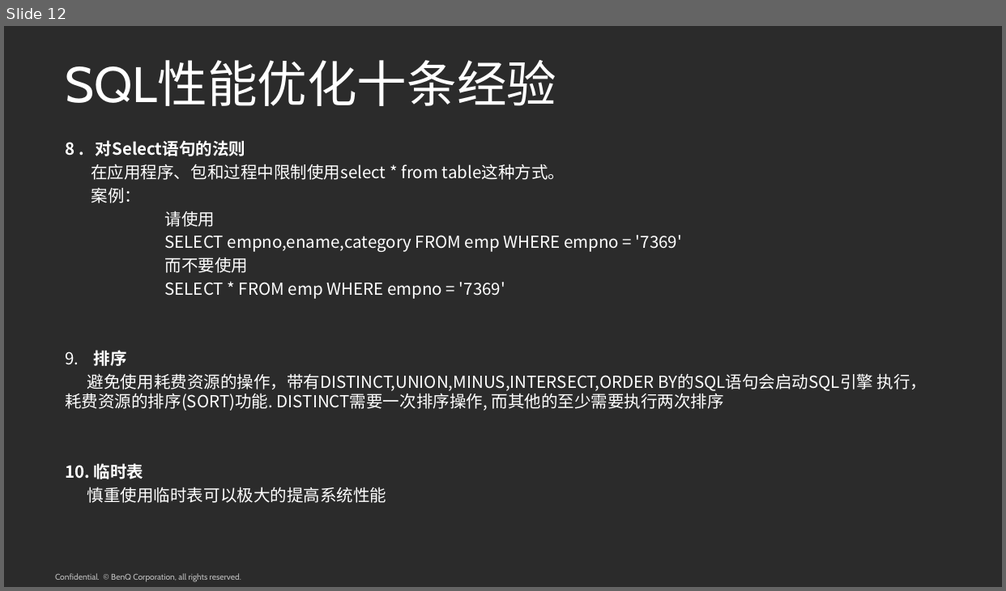
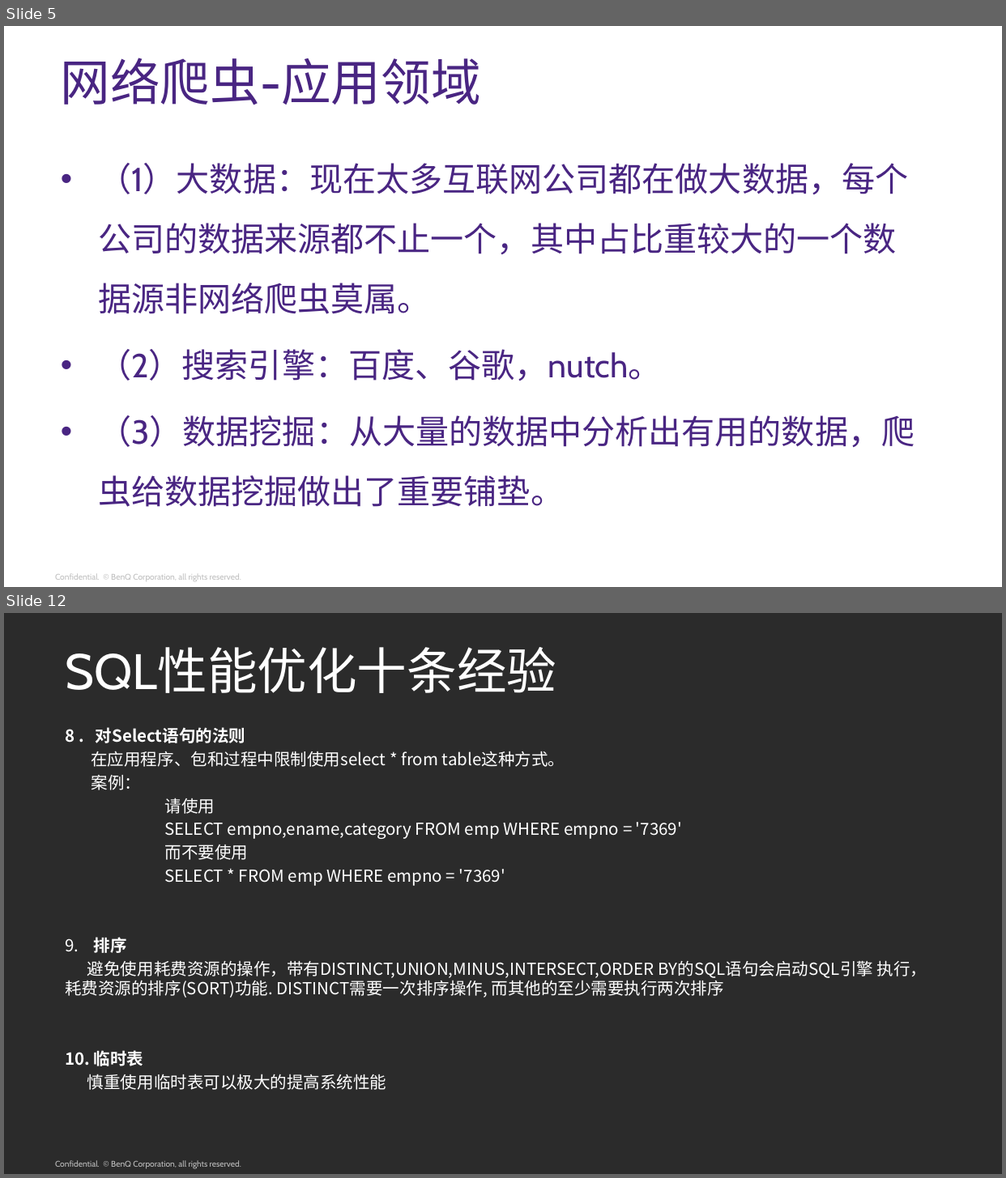
Before and after one commit to youngyeah/doubanCrawler, a slide deck: TehShare/网络爬虫.pptx. Shown one above the other, each under a label of ours: slide 12 before the commit, slides 5 and 12 after it; the slides between them are not shown. The pictures are 1006x591 and 1006x1178 pixels, drawn with LibreOffice and Linux fonts; fonts in the diff are those of the drawing; background and template pictures are left out; a plain dark background stands for a picture behind light text. Boxes give left, top, right and bottom in pixels: in the first picture for what was removed or moved away, otherwise in the second. Text is boxed around its words. In the diff, an @@ line names an element or a change of style, - is before the commit and + after.

```diff
--- a/TehShare/网络爬虫.pptx
+++ b/TehShare/网络爬虫.pptx
@@ slide 5 added at [4, 26, 1002, 587], background picture (left out); not listed: 1 template element that a slide beside it also shows @@
@@ text added at [61, 58, 481, 105], 36 pt, text #492582 @@
+网络爬虫-应用领域
@@ text added at [98, 163, 914, 507], 24 pt, text #492582 @@
+• （1）大数据：现在太多互联网公司都在做大数据，每个公司的数据来源都不止一个，其中占比重较大的一个数据源非网络爬虫莫属。
+• （2）搜索引擎：百度、谷歌，nutch。
+• （3）数据挖掘：从大量的数据中分析出有用的数据，爬虫给数据挖掘做出了重要铺垫。
```
Also in this commit, not shown: 6 slides changed, 4 other slides added, 5 slides removed.
